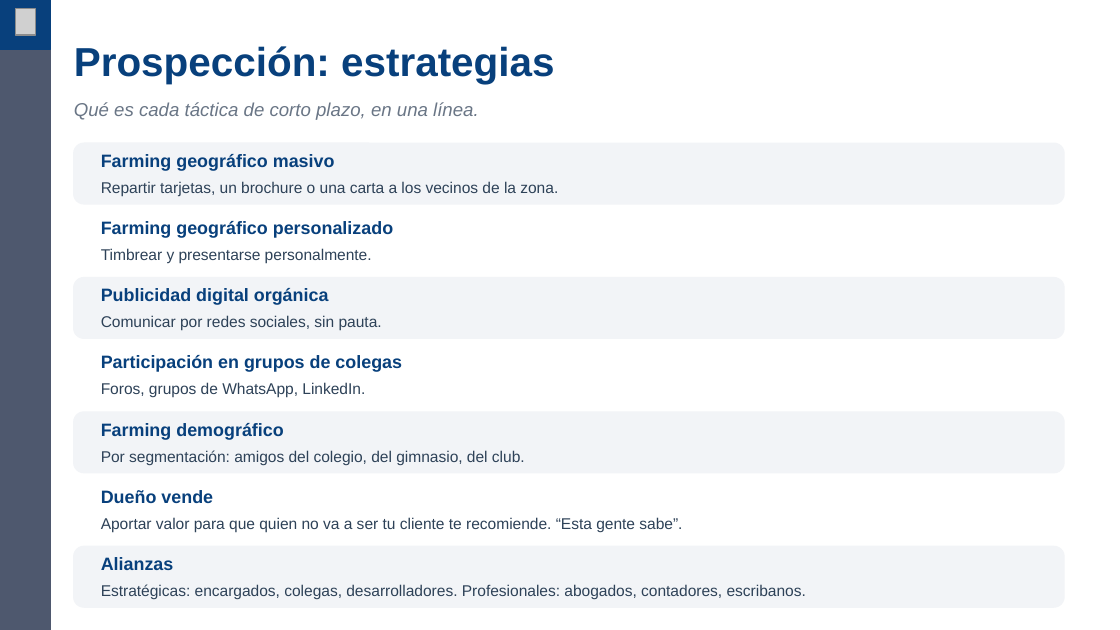
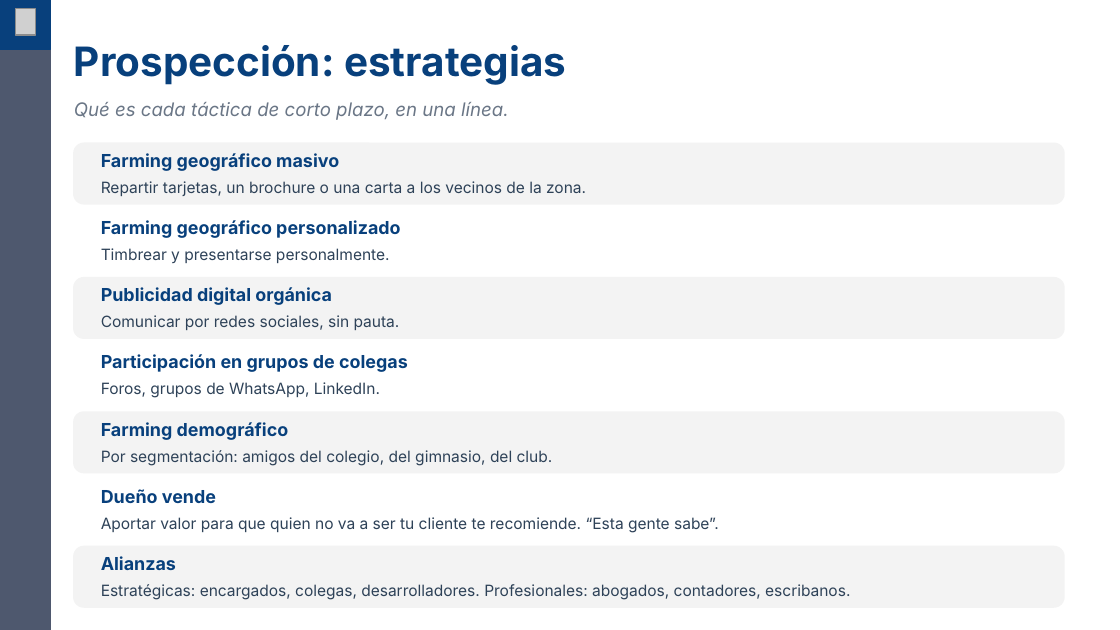
Before and after one commit to marcenapo-hub/KrakRealEstate, a slide deck: slide 4 of capacitaciones/prospeccion/Prospeccion.pptx. Drawn at 1120x630 pixels with LibreOffice and Linux fonts; fonts in the diff are those of the drawing; grey boxes stand for pictures; background and template pictures are left out. Boxes give left, top, right and bottom in pixels: in the first picture for what was removed or moved away, otherwise in the second. Text is boxed around its words. In the diff, an @@ line names an element or a change of style, - is before the commit and + after.

```diff
--- a/capacitaciones/prospeccion/Prospeccion.pptx
+++ b/capacitaciones/prospeccion/Prospeccion.pptx
@@ fill #F2F4F7 to #F3F3F3; outline #F2F4F7 1 pt to #F3F3F3 1 pt in 4 elements at (74, 143, 1064, 204), (74, 278, 1064, 338), (74, 412, 1064, 473), (74, 547, 1064, 607) @@
@@ font Arial to Inter in 16 elements at (74, 45, 566, 85), (74, 102, 509, 120), (101, 153, 339, 171), (101, 181, 586, 196), (101, 220, 400, 238), (101, 248, 390, 263), (101, 287, 332, 305), (101, 315, 400, 330), (101, 354, 408, 372), (101, 382, 380, 398), (101, 422, 289, 440), (101, 450, 553, 466), (101, 489, 216, 503), (101, 517, 719, 533), (101, 556, 176, 570), (101, 584, 850, 600) @@
```
Also in this commit, not shown: 10 other slides changed, 6 other files.
